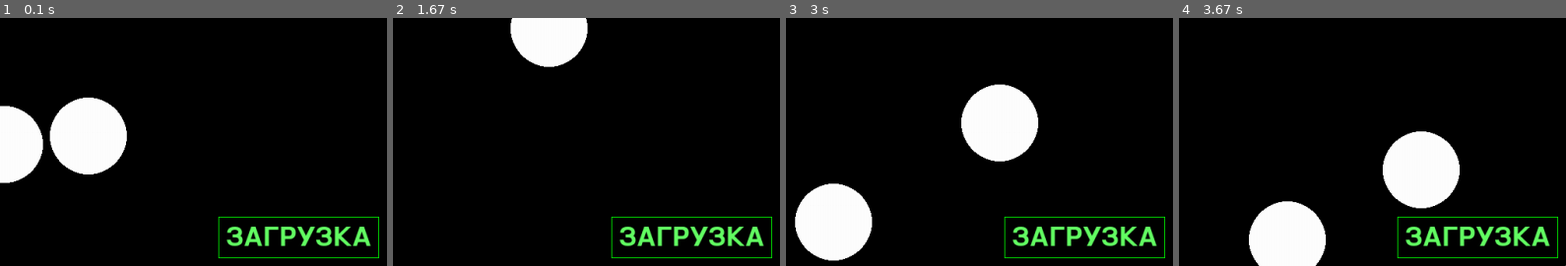
Above: before the commit, frames 1-4 (left to right).
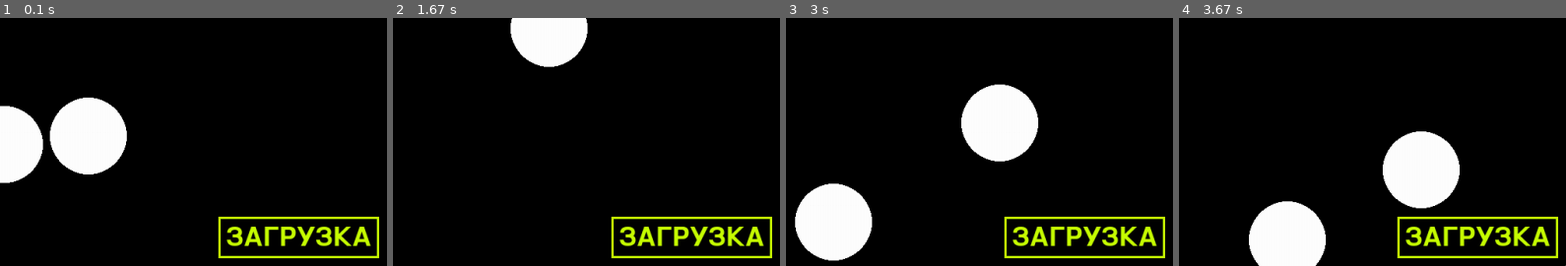
Above: after the commit, the same moments.

Repository: Aksenov-Nikita-Batkin-Egor/Idge-PyGame-project-
Game: pygame game, started from loading.py
The game is run twice, just before and just after one commit, with the same random seed, the same clock (stepped at 60 frames per second) and the same inputs.
Inputs:
- Up to frame 1 (0.1 s): no input
- Up to frame 2 (1.67 s): no input
- Up to frame 3 (3 s): no input
- Up to frame 4 (3.67 s): no input
The pictures show only the part of the screen within x 19-69%, y 6-56%; the shares and areas given below are measured in that part.

The runs differ from the first frame. In frame 1, 2.7% of the frame differs, in the area x 56-98%, y 80-97%; in frame 2, 2.7%; in frame 3, 2.7%; in frame 4, 2.7%.

Commit message:
Add files via upload
Экран загрузки с комментариями

Diff:
--- a/loading.py
+++ b/loading.py
@@ -1,27 +1,28 @@
 import pygame
-import time
 
 pygame.init()
-
+# вычисление размеров окна
 infoObject = pygame.display.Info()
 width = int(infoObject.current_w * 0.9)
 height = int(infoObject.current_h * 0.9)
 window = pygame.display.set_mode((width, height))
 clock = pygame.time.Clock()
-
+# создание шариков
 x1, y1, r1, mx1, my1 = 200, 200, 50, 2, 0.5
 x2, y2, r2, mx2, my2 = 300, 200, 50, -1, -1.5
 x3, y3, r3, mx3, my3 = 500, 500, 40, 1, 1.5
 
 
 def move(c, v, r, m):
+    # движение шариков
     c += v
-    if c < r: c, v = r, -v
-    if c > m-r: c, v = m-r, -v
+    if c < r:
+        c, v = r, -v
+    if c > m - r:
+        c, v = m - r, -v
     return c, v
 
 
-hit_count = 0
 count = 0
 run = True
 while run:
@@ -40,39 +41,46 @@
     v1 = pygame.math.Vector2(x1, y1)
     v2 = pygame.math.Vector2(x2, y2)
     v3 = pygame.math.Vector2(x3, y3)
+    # отработка столкновение 2 и 1 шариков
     if v1.distance_to(v2) < r1 + r2 - 2:
-        hit_count += 1
-
         nv = v2 - v1
         m1 = pygame.math.Vector2(mx1, my1).reflect(nv)
         m2 = pygame.math.Vector2(mx2, my2).reflect(nv)
         mx1, my1 = m1.x, m1.y
         mx2, my2 = m2.x, m2.y
+    # отработка столкновение 3 и 1 шариков
     elif v1.distance_to(v3) < r1 + r3 - 2:
-        hit_count += 1
-
         nv = v3 - v1
         m1 = pygame.math.Vector2(mx1, my1).reflect(nv)
         m2 = pygame.math.Vector2(mx3, my3).reflect(nv)
         mx1, my1 = m1.x, m1.y
         mx3, my3 = m2.x, m2.y
+    # отработка столкновение 3 и 2 шариков
+    elif v1.distance_to(v3) < r2 + r3 - 2:
+        nv = v3 - v2
+        m1 = pygame.math.Vector2(mx2, my2).reflect(nv)
+        m2 = pygame.math.Vector2(mx3, my3).reflect(nv)
+        mx2, my2 = m1.x, m1.y
+        mx3, my3 = m2.x, m2.y
 
     window.fill((0, 0, 0))
+    # рисование шариков
     pygame.draw.circle(window, (255, 255, 255), (round(x1), round(y1)), r1)
     pygame.draw.circle(window, (255, 255, 255), (round(x2), round(y2)), r2)
     pygame.draw.circle(window, (255, 255, 255), (round(x3), round(y3)), r3)
-
+    # вывод текста
     font = pygame.font.Font(None, 50)
-    text = font.render("ЗАГРУЗКА", True, (100, 255, 100))
+    text = font.render("ЗАГРУЗКА", True, (200, 255, 0))
     text_x = width // 2 - text.get_width() // 2
     text_y = height // 2 - text.get_height() // 2
     text_w = text.get_width()
     text_h = text.get_height()
     window.blit(text, (text_x, text_y))
-    pygame.draw.rect(window, (0, 255, 0), (text_x - 10, text_y - 10,
-                                           text_w + 20, text_h + 20), 1)
+    pygame.draw.rect(window, (200, 255, 0), (text_x - 10, text_y - 10,
+                                             text_w + 20, text_h + 20), 3)
 
     pygame.display.flip()
     count += 1
+    # отсчёт времение с помощью количества повторения цикла
     if count == 500:
         run = False
